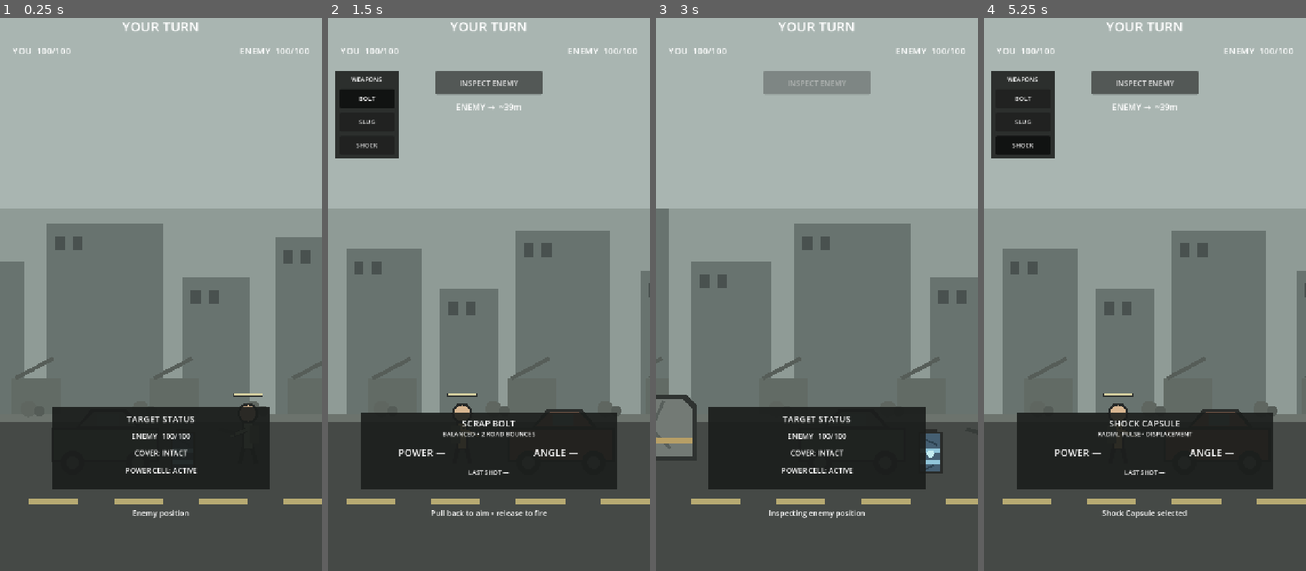
Above: before the commit, frames 1-4 (left to right).
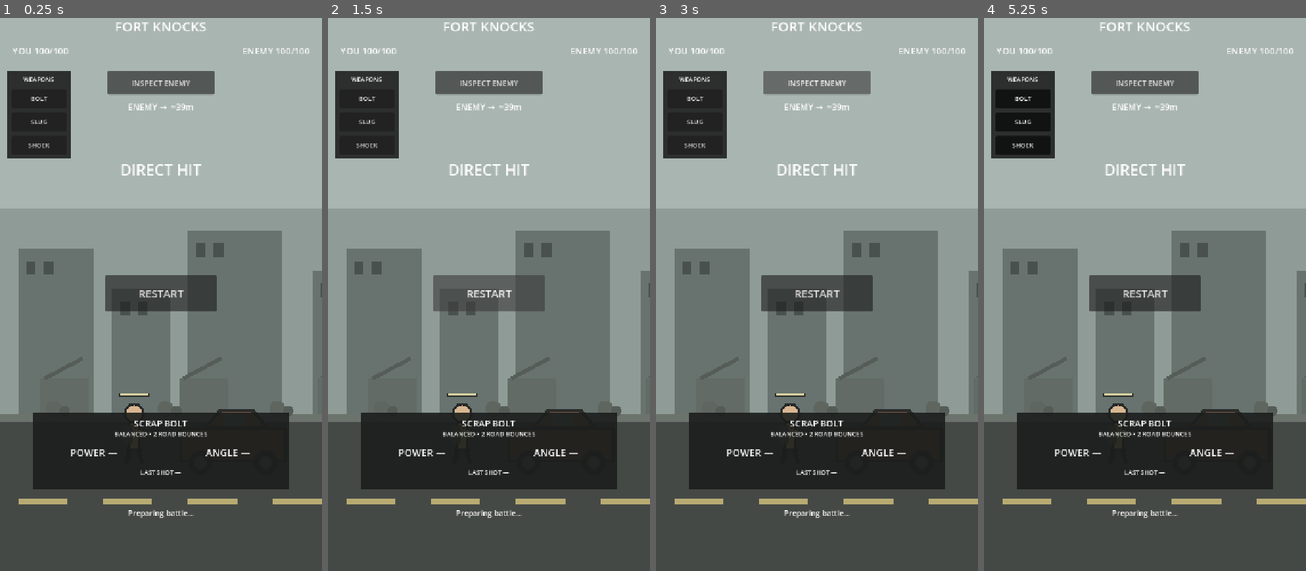
Above: after the commit, the same moments.

Repository: phantompixel-developer/FortKnocks
Game: Godot game, scene res://game/battle/battle.tscn
Same seed, same stepped clock (60 frames per second), same inputs: the game is played once before the commit and once after it.
Inputs (mouse positions are in pixels of both pictures, inside the frame that each line leads up to):
- Up to frame 1 (0.25 s): no input
- Up to frame 2 (1.5 s): click (489, 294) at 0.5 s, where only the run after the commit has a clickable "RESTART"; click (489, 294) at 1.25 s, where only the run after the commit has a clickable "RESTART"
- Up to frame 3 (3 s): click (817, 294) at 2 s, where only the run after the commit has a clickable "RESTART"; click "INSPECT ENEMY" at 2.75 s
- Up to frame 4 (5.25 s): click (1022, 100) at 3.5 s, where only the run after the commit has a clickable "BOLT"; click "SLUG" at 4.25 s; click "SHOCK" at 5 s

The runs differ from the first frame. In frame 1, 26% of the frame differs, in the area x 0-100%, y 0-91%; in frame 2, 3.0%; in frame 3, 24%; in frame 4, 3.4%.
Error after the commit: Invalid access to property or key 'pressed' on a base object of type 'null instance'. (res://game/battle/battle_controller.gd:110)

Commit message:
feat: load mission-defined encounter layouts

Diff:
--- a/game/battle/battle_controller.gd
+++ b/game/battle/battle_controller.gd
@@ -16,6 +16,11 @@
 const ScrapBolt := preload("res://game/weapons/scrap_bolt.tres")
 const HeavySlug := preload("res://game/weapons/heavy_slug.tres")
 const ShockCapsule := preload("res://game/weapons/shock_capsule.tres")
+const ArenaPlatformScript := preload("res://game/battle/arena_platform.gd")
+const CollapsibleBarrierScript := preload("res://game/battle/collapsible_barrier.gd")
+const RoadblockTrial := preload("res://game/campaign/missions/roadblock_trial.tres")
+const HighGroundTrial := preload("res://game/campaign/missions/high_ground_trial.tres")
+const ScrapGateTrial := preload("res://game/campaign/missions/scrap_gate_trial.tres")
 
 const MAX_DRAG := 340.0
 const MIN_FIRE_DRAG := 36.0
@@ -23,6 +28,10 @@
 const MAX_SPEED := 1380.0
 
 @onready var camera_director: BattleCameraDirector = $CameraDirector
+@onready var world: Node2D = $World
+@onready var battlefield_visual: Node2D = $World/BattlefieldVisual
+@onready var roadblock: CentralRoadblock = $World/CentralRoadblock
+@onready var encounter_geometry: Node2D = $World/EncounterGeometry
 @onready var player: Combatant = $World/Player
 @onready var enemy: Combatant = $World/Enemy
 @onready var player_cover: DestructibleCover = $World/PlayerCover
@@ -43,6 +52,7 @@
 @onready var weapon_tray: ColorRect = $HUD/Root/WeaponTray
 @onready var control_deck: ColorRect = $HUD/Root/ControlDeck
 @onready var target_card: ColorRect = $HUD/Root/TargetCard
+@onready var target_title_label: Label = $HUD/Root/TargetCard/Title
 @onready var target_enemy_label: Label = $HUD/Root/TargetCard/EnemyInfoLabel
 @onready var target_cover_label: Label = $HUD/Root/TargetCard/CoverInfoLabel
 @onready var target_hazard_label: Label = $HUD/Root/TargetCard/HazardInfoLabel
@@ -54,6 +64,11 @@
 @onready var scrap_bolt_button: Button = $HUD/Root/WeaponTray/ScrapBolt
 @onready var heavy_slug_button: Button = $HUD/Root/WeaponTray/HeavySlug
 @onready var shock_capsule_button: Button = $HUD/Root/WeaponTray/ShockCapsule
+@onready var encounter_picker: ColorRect = $HUD/Root/EncounterPicker
+@onready var picker_briefing_label: Label = $HUD/Root/EncounterPicker/BriefingLabel
+@onready var roadblock_button: Button = $HUD/Root/EncounterPicker/RoadblockButton
+@onready var high_ground_button: Button = $HUD/Root/EncounterPicker/HighGroundButton
+@onready var scrap_gate_button: Button = $HUD/Root/EncounterPicker/ScrapGateButton
 @onready var restart_button: Button = $HUD/Root/RestartButton
 
 var phase := Phase.INTRO
@@ -66,6 +81,8 @@
 var _active_shooter: Combatant
 var _selected_weapon: WeaponDefinition
 var _feedback_tween: Tween
+var _current_mission: MissionDefinition
+var _collapsible_barrier: CollapsibleBarrier
 
 var _pending_player_power := 0.0
 var _pending_player_angle := 0.0
@@ -90,13 +107,20 @@
 	scrap_bolt_button.pressed.connect(func() -> void: _select_weapon(ScrapBolt as WeaponDefinition))
 	heavy_slug_button.pressed.connect(func() -> void: _select_weapon(HeavySlug as WeaponDefinition))
 	shock_capsule_button.pressed.connect(func() -> void: _select_weapon(ShockCapsule as WeaponDefinition))
+	roadblock_button.pressed.connect(func() -> void: _begin_mission(RoadblockTrial as MissionDefinition))
+	high_ground_button.pressed.connect(func() -> void: _begin_mission(HighGroundTrial as MissionDefinition))
+	scrap_gate_button.pressed.connect(func() -> void: _begin_mission(ScrapGateTrial as MissionDefinition))
 	restart_button.pressed.connect(_restart)
 
+	world.visible = false
+	health_label.visible = false
+	enemy_health_label.visible = false
 	inspect_button.visible = false
 	enemy_locator_label.visible = false
 	weapon_tray.visible = false
 	control_deck.visible = false
 	target_card.visible = false
+	encounter_picker.visible = true
 	restart_button.visible = false
 	feedback_label.visible = false
 	last_impact_marker.clear_marker()
@@ -106,9 +130,77 @@
 	_set_weapon_buttons_enabled(false)
 	_update_last_shot_display()
 	_update_hud()
+	_show_encounter_picker()
+
+func _show_encounter_picker() -> void:
+	phase = Phase.INTRO
+	world.visible = false
+	encounter_picker.visible = true
+	health_label.visible = false
+	enemy_health_label.visible = false
+	turn_label.text = "ENCOUNTER PROOF"
+	picker_briefing_label.text = "Choose a greybox battle problem. Each uses the same weapons and combat rules."
+	hint_label.text = "Select an encounter to begin"
+
+func _begin_mission(definition: MissionDefinition) -> void:
+	if definition == null or not encounter_picker.visible:
+		return
+
+	_current_mission = definition
+	_configure_mission(definition)
+	encounter_picker.visible = false
+	world.visible = true
+	health_label.visible = true
+	enemy_health_label.visible = true
+	turn_label.text = definition.display_name.to_upper()
+	hint_label.text = definition.briefing
+	_update_hud()
 
 	await get_tree().process_frame
 	_start_player_turn(true)
+
+func _configure_mission(definition: MissionDefinition) -> void:
+	player.global_position = definition.player_position
+	player_cover.global_position = definition.player_cover_position
+	enemy.global_position = definition.enemy_position
+	enemy_cover.global_position = definition.enemy_cover_position
+
+	roadblock.global_position = definition.roadblock_position
+	roadblock.visible = definition.roadblock_enabled
+	roadblock.collision_layer = 1 if definition.roadblock_enabled else 0
+	roadblock.collision_mask = 1 if definition.roadblock_enabled else 0
+	var roadblock_shape := roadblock.get_node_or_null("CollisionShape2D") as CollisionShape2D
+	if roadblock_shape != null:
+		roadblock_shape.disabled = not definition.roadblock_enabled
+
+	power_cell.global_position = definition.power_cell_position
+	power_cell.visible = definition.power_cell_enabled
+	power_cell.collision_layer = 1 if definition.power_cell_enabled else 0
+	power_cell.collision_mask = 1 if definition.power_cell_enabled else 0
+	var power_cell_shape := power_cell.get_node_or_null("CollisionShape2D") as CollisionShape2D
+	if power_cell_shape != null:
+		power_cell_shape.disabled = not definition.power_cell_enabled
+
+	for child in encounter_geometry.get_children():
+		child.queue_free()
+
+	_collapsible_barrier = null
+	for rect in definition.platform_rects:
+		var platform := ArenaPlatformScript.new() as ArenaPlatform
+		if platform == null:
+			continue
+		platform.configure(rect)
+		encounter_geometry.add_child(platform)
+
+	if definition.collapsible_barrier_enabled:
+		_collapsible_barrier = CollapsibleBarrierScript.new() as CollapsibleBarrier
+		if _collapsible_barrier != null:
+			_collapsible_barrier.global_position = definition.collapsible_barrier_position
+			_collapsible_barrier.collapsed.connect(_on_collapsible_barrier_collapsed)
+			encounter_geometry.add_child(_collapsible_barrier)
+
+	if battlefield_visual.has_method("configure_variant"):
+		battlefield_visual.call("configure_variant", definition.visual_variant)
 
 func _unhandled_input(event: InputEvent) -> void:
 	if phase != Phase.PLAYER_AIM or _is_inspecting:
@@ -448,6 +540,18 @@
 			_show_feedback("COVER HIT")
 			hint_label.text = "Cover damaged"
 			camera_director.impact_impulse(0.72, direction)
+	elif hit_body is CollapsibleBarrier:
+		var gate := hit_body as CollapsibleBarrier
+		_spawn_impact_effect(impact_position, ImpactEffect.Kind.COVER, impact_strength)
+		_spawn_damage_popup(impact_position + Vector2(0.0, -80.0), "-%d GATE" % damage_amount, Color("d6b36f"))
+		if gate.is_collapsed:
+			_show_feedback("SCRAP GATE DOWN")
+			hint_label.text = "The firing line changed"
+			camera_director.impact_impulse(0.9, direction)
+		else:
+			_show_feedback("SCRAP GATE HIT")
+			hint_label.text = "The gate is still standing"
+			camera_director.impact_impulse(0.62, direction)
 	elif hit_body is UnstablePowerCell:
 		_show_feedback("POWER CELL HIT")
 		hint_label.text = "The unstable cell discharged"
@@ -499,6 +603,8 @@
 		return "COVER"
 	if hit_body is UnstablePowerCell:
 		return "CELL"
+	if hit_body is CollapsibleBarrier:
+		return "GATE"
 	if hit_body is CentralRoadblock:
 		return "ROADBLOCK"
 	if hit_body.is_in_group("ground_surface"):
@@ -522,8 +628,10 @@
 	candidates.append(enemy)
 	candidates.append(player_cover)
 	candidates.append(enemy_cover)
-	if not power_cell.is_discharged:
+	if _current_mission != null and _current_mission.power_cell_enabled and not power_cell.is_discharged:
 		candidates.append(power_cell)
+	if _collapsible_barrier != null and is_instance_valid(_collapsible_barrier) and not _collapsible_barrier.is_collapsed:
+		candidates.append(_collapsible_barrier)
 
 	for target in candidates:
 		if not is_instance_valid(target):
@@ -548,6 +656,11 @@
 			_spawn_damage_popup(target.global_position + Vector2(0.0, -120.0), "-%d PULSE" % pulse_damage, Color("8fcfe2"))
 		elif target is DestructibleCover:
 			_spawn_damage_popup(target.global_position + Vector2(0.0, -95.0), "-%d PULSE" % pulse_damage, Color("9dc8d4"))
+		elif target is CollapsibleBarrier:
+			_spawn_damage_popup(target.global_position + Vector2(0.0, -110.0), "-%d GATE" % pulse_damage, Color("9dc8d4"))
+
+func _on_collapsible_barrier_collapsed(world_position: Vector2) -> void:
+	_spawn_impact_effect(world_position, ImpactEffect.Kind.DUST, 1.0)
 
 func _on_power_cell_discharged(world_position: Vector2, radius: float, damage: int, force: float) -> void:
 	_spawn_impact_effect(world_position, ImpactEffect.Kind.PULSE, 1.45)
@@ -688,6 +801,7 @@
 		_update_target_card()
 
 func _update_target_card() -> void:
+	target_title_label.text = _current_mission.objective_text if _current_mission != null else "TARGET STATUS"
 	target_enemy_label.text = "ENEMY  %d/%d" % [enemy.health, enemy.max_health]
 
 	var stage := enemy_cover.get_damage_stage()
@@ -701,7 +815,12 @@
 		_:
 			target_cover_label.text = "COVER: RUBBLE"
 
-	target_hazard_label.text = "POWER CELL: SPENT" if power_cell.is_discharged else "POWER CELL: ACTIVE"
+	if _current_mission != null and _current_mission.power_cell_enabled:
+		target_hazard_label.text = "POWER CELL: SPENT" if power_cell.is_discharged else "POWER CELL: ACTIVE"
+	elif _collapsible_barrier != null and is_instance_valid(_collapsible_barrier):
+		target_hazard_label.text = _collapsible_barrier.status_text()
+	else:
+		target_hazard_label.text = "ENVIRONMENT: NO ACTIVE HAZARD"
 
 func _update_enemy_locator() -> void:
 	if not enemy.is_alive():
